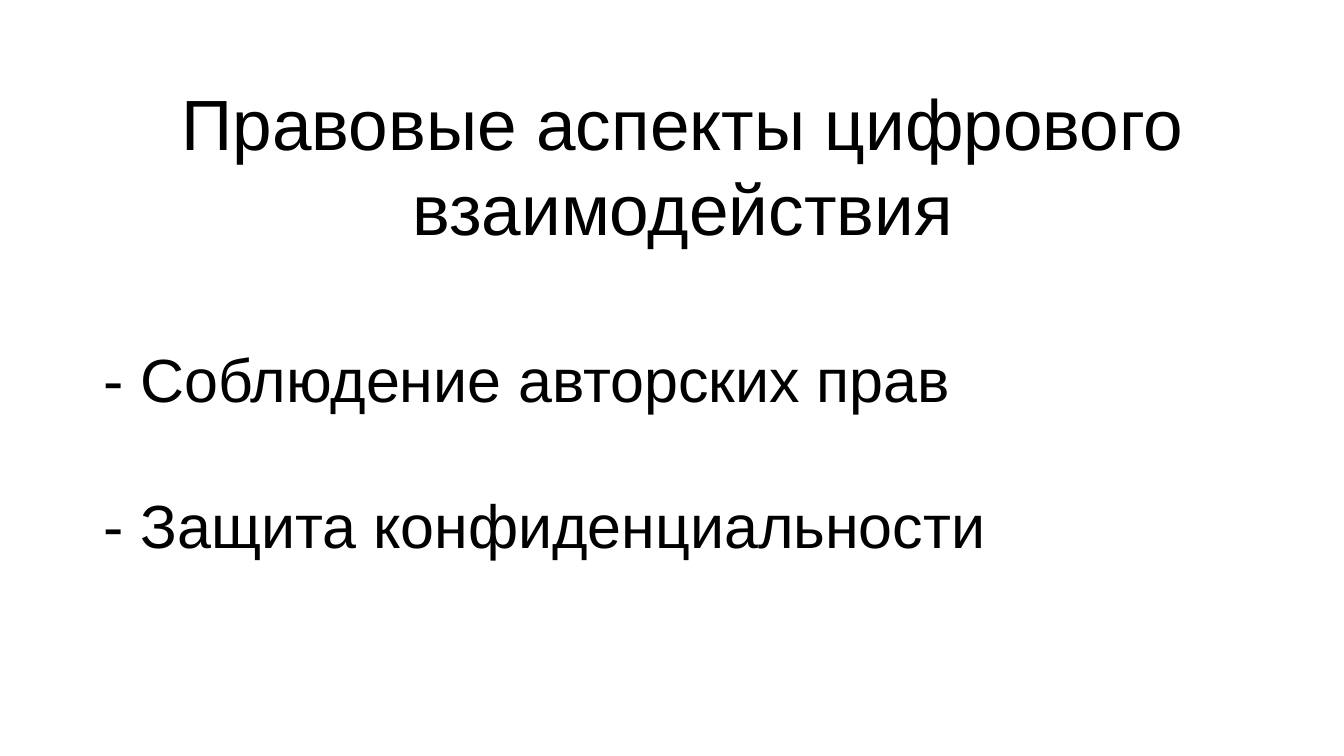
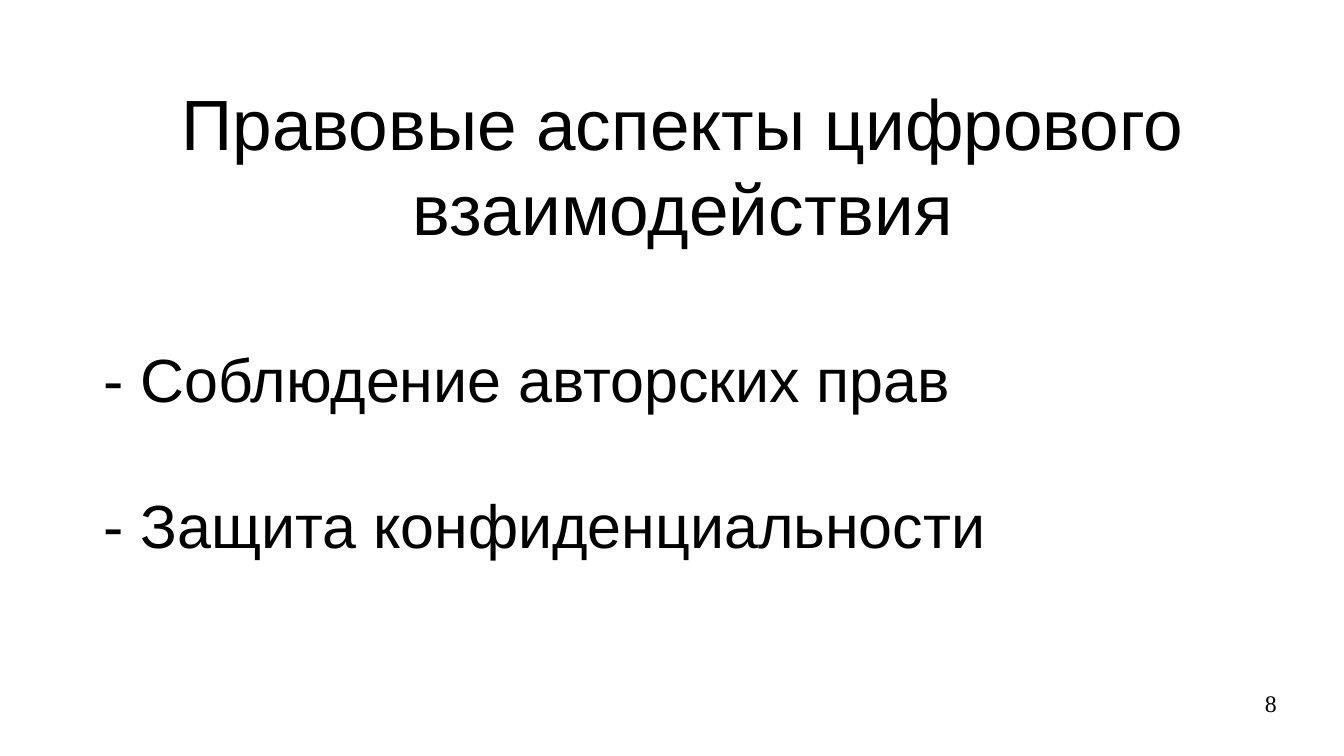
Before and after one commit to NietzschePoseidon/digital-fundamentals, a slide deck: slide 8 of documents/OCTpres1.odp (slide 9 before the commit). Drawn at 1344x756 pixels with LibreOffice and Linux fonts; fonts in the diff are those of the drawing. Boxes give left, top, right and bottom in pixels: in the first picture for what was removed or moved away, otherwise in the second. Text is boxed around its words. In the diff, an @@ line names an element or a change of style, - is before the commit and + after.

```diff
--- a/documents/OCTpres1.odp
+++ b/documents/OCTpres1.odp
@@ page number added at (x1=1265, y1=696, x2=1277, y2=713), 14 pt, text #000000 @@
+8
```
Also in this commit, not shown: 9 other slides changed, 1 slide added, 2 slides removed.
